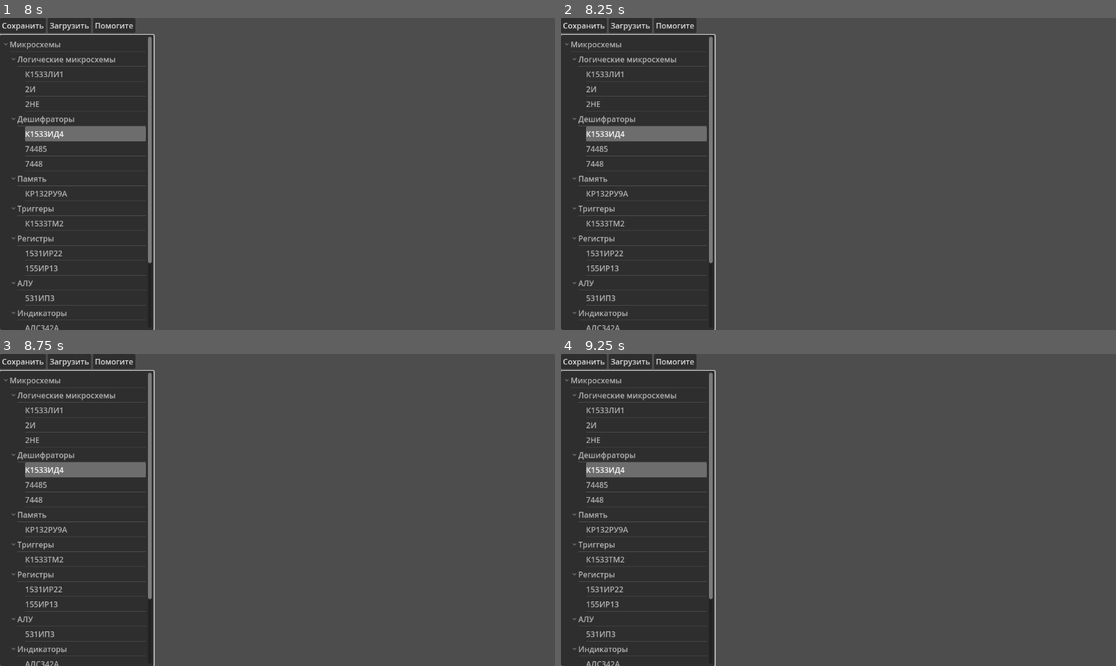
Above: before the commit, frames 1-4 (two rows, left to right).
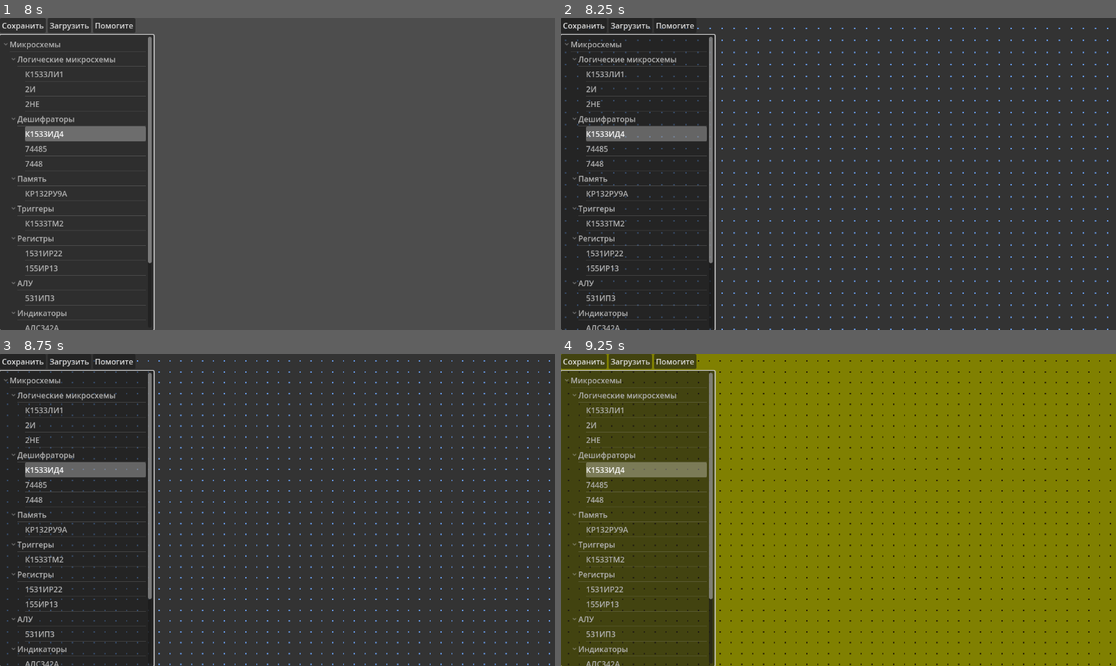
Above: after the commit, the same moments.

Repository: Andrien777/tvbuilder-m
Game: Godot game, scene res://ui/main_scene.tscn
Two runs of this game, one before a commit and one after it. Both use one fixed random seed, a clock stepped at 60 frames per second and the inputs below. The engine's default icon, where the game draws it, is replaced by a stand-in: a white triangle on a blue panel in a dark square.
Inputs (mouse positions are in pixels of both pictures, inside the frame that each line leads up to):
- Up to frame 1 (8 s): click "Сохранить" at 0.5 s; click "Загрузить" at 1.25 s; click "Помогите" at 2 s; click "OK" at 2.75 s; tap Enter at 3.5, 6.5 s; move the mouse to (249, 236) at 3.52 s; hold W (pan_up) 3.53-4.25 s; tap Mouse wheel down (ZoomDown) at 3.6 s; click (249, 236) at 3.67 s; tap Mouse wheel up (ZoomUp) at 3.8 s; click "OK" at 4.25 s; tap Space (highlight_level) at 5, 6.8, 7.25 s; drag from (444, 220) to (249, 236) at 5.02 s; click "OK" at 5.75 s; move the mouse to (111, 127) at 6.52 s; press the mouse at (111, 127) at 6.53 s; hold A (pan_left) 6.53-7.25 s; release the mouse at (111, 127) at 7.25 s; drag from (305, 174) to (111, 127) at 7.27 s
- Up to frame 2 (8.25 s): tap Enter at 8 s; move the mouse to (755, 96) at 8.02 s; hold S (pan_down) from 8.03 s (still down); hold G (toggle_grid, bound only after the commit) from 8.03 s (still down); click (755, 96) at 8.17 s
- Up to frame 3 (8.75 s): keep holding S (pan_down); keep holding G (toggle_grid, bound only after the commit); tap Mouse wheel down (ZoomDown) at 8.3 s
- Up to frame 4 (9.25 s): release S (pan_down) at 8.75 s; release G (toggle_grid, bound only after the commit) at 8.75 s; tap Space (highlight_level) at 8.75 s; drag from (960, 494) to (755, 432) at 8.77 s

Frame 1 is identical in both runs. In frame 2, 72% of the frame differs, in the area x 0-100%, y 0-100%; in frame 3, 72%; in frame 4, 96%.

Commit message:
Fixed wire bug. Partial legacy graphics implementation

Diff:
--- a/components/all_components.json
+++ b/components/all_components.json
@@ -58,7 +58,7 @@
 	"К1533ТМ2":{
 		"config_path": "res://components/ic/configs/K1533TM2.json",
 		"logic_class_path": "res://components/ic/flipflops/K1533TM2.gd"
-	},"К1533ТМ2":{
+	},"К1533ЛИ1":{
 		"config_path": "res://components/ic/configs/K1533LI1.json",
 		"logic_class_path": "res://components/ic/logic/K1533LI1.gd"
 	}
--- a/components/circuit_component.gd
+++ b/components/circuit_component.gd
@@ -17,10 +17,11 @@
 const side_padding = 20 # TODO: Move side_padding to spec?
 var pins: Array
 var ic_texture = null
+var sprite = null
 func initialize(spec: ComponentSpecification)->void:
 	self.readable_name = spec.name
 	self.input_pickable = true
-	var sprite = Sprite2D.new()
+	sprite = Sprite2D.new()
 	var hitbox = CollisionShape2D.new()
 	var shape = RectangleShape2D.new()
 
@@ -85,7 +86,11 @@
 			pin = IO_Pin.new()
 		else:
 			pin = Pin.new()
-		pin.scale=Vector2(0.2,0.4)
+		if(GlobalSettings.LegacyGraphics):
+			pin.scale=Vector2(0.2,0.2)
+		else:
+			pin.scale=Vector2(0.2,0.4)
+
 		match pin_spec.position:
 			"TOP":
 				pin.position = Vector2(side_padding-ic_shape.x/2 +
@@ -93,6 +98,7 @@
 				0-ic_shape.y/2)
 				side_index[pin_spec.position]+=1
 			"BOTTOM":
+				pin.rotation_degrees =180
 				pin.position = Vector2(side_padding-ic_shape.x/2 +
 				side_margin[pin_spec.position]*side_index[pin_spec.position],
 				0+ic_shape.y/2)
--- a/components/ic/logic/led.gd
+++ b/components/ic/logic/led.gd
@@ -1,18 +1,39 @@
 extends CircuitComponent
 class_name LED
-var sprite: Sprite2D
+var led_sprite: Sprite2D
+var texture_on = preload("res://graphics/legacy/led/ld_up_green.bmp")
+var texture_off = preload("res://graphics/legacy/led/ld_down_green.bmp")
 func initialize(spec: ComponentSpecification)->void:
 	self.display_name_label = false
 	super.initialize(spec)
 	#self.scale = Vector2(0.5,0.5)
-	sprite = Sprite2D.new()
-	sprite.texture = ic_texture
-	sprite.modulate = Color(0, 100, 0, 0.2)
-	add_child(sprite)
+	led_sprite = Sprite2D.new()
+	if(!GlobalSettings.LegacyGraphics):
+		led_sprite.texture = ic_texture
+		led_sprite.modulate = Color(0, 100, 0, 0.2)
+	else:
+		led_sprite.texture = texture_off
+		led_sprite.scale = Vector2(2,2)
+	add_child(led_sprite)
 
 func _process(delta: float)->void:
 	super._process(delta)
 	if pins[0].state == NetConstants.LEVEL.LEVEL_HIGH:
+		set_on()
+	else:
+		set_off()
+
+
+func set_on():
+	if GlobalSettings.LegacyGraphics:
+		led_sprite.set_texture(texture_on)
+		#self.sprite.texture = texture_up
+	else:
 		sprite.modulate = Color(0, 100, 0, 1)
+
+func set_off():
+	if GlobalSettings.LegacyGraphics:
+		led_sprite.set_texture(texture_off)
+		#self.sprite.texture = texture_down
 	else:
-		sprite.modulate = Color(0, 100, 0, 0.2)
+		sprite.modulate = Color(100, 0, 0, 1)
--- a/components/ic/logic/switch.gd
+++ b/components/ic/logic/switch.gd
@@ -10,6 +10,7 @@
 	self.display_name_label = false # TODO: Move to spec?
 	super.initialize(spec)
 	#self.sprite.texture = switch_texture
+	#self.sprite.modulate = Color(0.5,0.5,0.5,1)
 	self.scale = Vector2(1,1)
 	var button = SwitchButton.new()
 	button.initialize(self)
--- a/components/pin.gd
+++ b/components/pin.gd
@@ -2,6 +2,7 @@
 class_name Pin
 
 var pin_texture = preload("res://components/ic/pin2.png")
+var legacy_pin_texture = preload("res://graphics/legacy/pins/legacy_pin.png")
 
 var index: int # Index on a chip
 var state: NetConstants.LEVEL # Current state (low/high/z)
@@ -24,7 +25,10 @@
 
 	var sprite = Sprite2D.new()
 	var hitbox = CollisionShape2D.new()
-	sprite.texture = pin_texture
+	if(GlobalSettings.LegacyGraphics):
+		sprite.texture = legacy_pin_texture
+	else:
+		sprite.texture = pin_texture
 	var shape = RectangleShape2D.new()
 	shape.size = pin_texture.get_size()
 	#shape.size = Vector2(100,100) # TODO: Scale to sprite
--- a/components/switch_button.gd
+++ b/components/switch_button.gd
@@ -6,18 +6,20 @@
 func _ready() -> void:
 	pass # Replace with function body.
 
-var texture = preload("res://icon.svg")
+var texture_up = preload("res://graphics/legacy/switch/sw_up.bmp")
+var texture_down = preload("res://graphics/legacy/switch/sw_down.bmp")
+var texture_default = preload("res://icon.svg")
 var sprite: Sprite2D
 var parent: Switch
 func initialize(parent: Switch)->void:
 	self.input_pickable = true
 	sprite = Sprite2D.new()
-	self.scale = Vector2(0.3,0.3)
-	sprite.texture = texture
-	sprite.modulate = Color(100, 0, 0, 1)
+	self.scale = Vector2(2,2) if GlobalSettings.LegacyGraphics else Vector2(0.3,0.3)
+	sprite.texture = texture_up if GlobalSettings.LegacyGraphics else texture_default
+	#sprite.modulate = Color(100, 0, 0, 1)
 	var hitbox = CollisionShape2D.new()
 	var shape = RectangleShape2D.new()
-	shape.size = texture.get_size()
+	shape.size = sprite.texture.get_size()
 	hitbox.shape = shape
 	add_child(sprite)
 	add_child(hitbox)
@@ -33,6 +35,20 @@
 		viewport.set_input_as_handled()
 		parent.on = not parent.on
 		if parent.on:
-			sprite.modulate = Color(0, 100, 0, 1)
+			set_on()
 		else:
-			sprite.modulate = Color(100, 0, 0, 1)
+			set_off()
+
+func set_on():
+	if GlobalSettings.LegacyGraphics:
+		sprite.set_texture(texture_up)
+		#self.sprite.texture = texture_up
+	else:
+		sprite.modulate = Color(0, 100, 0, 1)
+
+func set_off():
+	if GlobalSettings.LegacyGraphics:
+		sprite.set_texture(texture_down)
+		#self.sprite.texture = texture_down
+	else:
+		sprite.modulate = Color(100, 0, 0, 1)
--- a/components/wire.gd
+++ b/components/wire.gd
@@ -8,7 +8,7 @@
 var hitbox: Array
 
 var is_mouse_over = false
-
+var has_hitbox = true
 func initialize(first_object:Node2D, second_object:Node2D)->void:
 	line.clear_points()
 
@@ -17,16 +17,17 @@
 	line.add_point(Vector2((first_object.global_position+get_pin_offset(first_object)).x,(second_object.global_position+get_pin_offset(second_object)).y))
 	line.add_point(second_object.global_position+get_pin_offset(second_object))
 	line.add_point(second_object.global_position)
-	for i in range(0, line.points.size() - 1):
-		var shape = RectangleShape2D.new()
-		shape.size = Vector2(3 if line.points[i].x == line.points[i + 1].x else abs(line.points[i + 1].x - line.points[i].x),\
-			3 if line.points[i].y == line.points[i + 1].y else abs(line.points[i + 1].y - line.points[i].y))
-		var hitbox_part = CollisionShape2D.new()
-		hitbox_part.shape = shape
-		add_child(hitbox_part)
-		hitbox_part.position = Vector2(0.5 * (line.points[i].x + line.points[i + 1].x),
-			0.5 * (line.points[i].y + line.points[i + 1].y))
-		hitbox.append(hitbox_part)
+	if has_hitbox:
+		for i in range(0, line.points.size() - 1):
+			var shape = RectangleShape2D.new()
+			shape.size = Vector2(3 if line.points[i].x == line.points[i + 1].x else abs(line.points[i + 1].x - line.points[i].x),\
+				3 if line.points[i].y == line.points[i + 1].y else abs(line.points[i + 1].y - line.points[i].y))
+			var hitbox_part = CollisionShape2D.new()
+			hitbox_part.shape = shape
+			hitbox_part.position = Vector2(0.5 * (line.points[i].x + line.points[i + 1].x),
+				0.5 * (line.points[i].y + line.points[i + 1].y))
+			add_child(hitbox_part)
+			hitbox.append(hitbox_part)
 
 	self.first_object = first_object
 	self.second_object = second_object
@@ -45,43 +46,49 @@
 	pass # Replace with function body.
 
 func _mouse_enter() -> void:
+	self.line.width = 4
 	self.modulate=Color(0.7,0.7,0.7,1)
 	first_object.modulate=Color(0.7,0.7,0.7,1)
 	second_object.modulate=Color(0.7,0.7,0.7,1)
 	is_mouse_over = true
-
 func _mouse_exit() -> void:
+	self.line.width = 2
 	self.modulate=Color(1,1,1,1)
 	first_object.modulate=Color(1,1,1,1)
 	second_object.modulate=Color(1,1,1,1)
 	is_mouse_over = false
-
+var first_object_last_position
+var second_object_last_position
 # Called every frame. 'delta' is the elapsed time since the previous frame.
 func _process(delta: float) -> void:
 	# TODO: Render only if position of start|end nodes changed
-	if first_object!=null and second_object!=null: # TODO: Notify WireManager about missing object
-		line.set_point_position(0, first_object.global_position)
-		line.set_point_position(1, first_object.global_position+get_pin_offset(first_object))
-		line.set_point_position(2,Vector2(line.get_point_position(1).x,line.get_point_position(3).y))
-		line.set_point_position(line.get_point_count()-2,second_object.global_position+get_pin_offset(second_object))
-		line.set_point_position(line.get_point_count()-1,second_object.global_position)
-		for i in range(0, line.points.size() - 1):
-			var shape = RectangleShape2D.new()
-			shape.size = Vector2(3 if line.points[i].x == line.points[i + 1].x else abs(line.points[i + 1].x - line.points[i].x),\
-				3 if line.points[i].y == line.points[i + 1].y else abs(line.points[i + 1].y - line.points[i].y))
-			var hitbox_part
-			if i < hitbox.size():
-				hitbox_part = hitbox[i]
-				hitbox_part.shape = shape
-				hitbox_part.position = Vector2(0.5 * (line.points[i].x + line.points[i + 1].x),
-					0.5 * (line.points[i].y + line.points[i + 1].y))
-			else:
-				hitbox_part = CollisionShape2D.new()
-				hitbox_part.shape = shape
-				add_child(hitbox_part)
-				hitbox_part.position = Vector2(0.5 * (line.points[i].x + line.points[i + 1].x),
-					0.5 * (line.points[i].y + line.points[i + 1].y))
-				hitbox.append(hitbox_part)
+	if first_object!=null and second_object!=null : # TODO: Notify WireManager about missing object
+		if  (first_object.global_position != first_object_last_position or second_object.global_position!=second_object_last_position):
+			line.set_point_position(0, first_object.global_position)
+			line.set_point_position(1, first_object.global_position+get_pin_offset(first_object))
+			line.set_point_position(2,Vector2(line.get_point_position(1).x,line.get_point_position(3).y))
+			line.set_point_position(line.get_point_count()-2,second_object.global_position+get_pin_offset(second_object))
+			line.set_point_position(line.get_point_count()-1,second_object.global_position)
+			if(has_hitbox):
+				for i in range(0, line.points.size()-1):
+					var shape = RectangleShape2D.new()
+					shape.size = Vector2(3 if abs(line.points[i].x - line.points[i + 1].x)<0.3 else abs(line.points[i + 1].x - line.points[i].x),\
+						3 if abs(line.points[i].y - line.points[i + 1].y)<0.3 else abs(line.points[i + 1].y - line.points[i].y))
+					var hitbox_part
+					if i < hitbox.size():
+						hitbox_part = hitbox[i]
+						hitbox_part.shape = shape
+						hitbox_part.position = Vector2(0.5 * (line.points[i].x + line.points[i + 1].x),
+							0.5 * (line.points[i].y + line.points[i + 1].y))
+					else:
+						hitbox_part = CollisionShape2D.new()
+						hitbox_part.shape = shape
+						add_child(hitbox_part)
+						hitbox_part.position = Vector2(0.5 * (line.points[i].x + line.points[i + 1].x),
+							0.5 * (line.points[i].y + line.points[i + 1].y))
+						hitbox.append(hitbox_part)
+		first_object_last_position = first_object.global_position
+		second_object_last_position = second_object.global_position
 	else:
 		WireManager._delete_wire(self)
 	if Input.is_action_pressed("delete_component") and self.is_mouse_over:
@@ -89,6 +96,7 @@
 		first_object.modulate=Color(1,1,1,1)
 		second_object.modulate=Color(1,1,1,1)
 		WireManager._delete_wire(self)
+
 
 
 func get_pin_offset(pin:Node2D):
--- a/netlist/wire_manager.gd
+++ b/netlist/wire_manager.gd
@@ -9,6 +9,7 @@
 func _init():
 	wire_ghost.visible = false
 	wire_ghost.line.modulate =Color(0.8,0.8,0.8,1)
+	wire_ghost.has_hitbox = false
 	add_child(wire_ghost)
 
 func register_wire_point(object:Node2D):
--- a/project.godot
+++ b/project.godot
@@ -90,7 +90,23 @@
 "events": [Object(InputEventKey,"resource_local_to_scene":false,"resource_name":"","device":-1,"window_id":0,"alt_press …(192 unchanged characters)…
 ]
 }
+toggle_grid={
+"deadzone": 0.5,
+"events": [Object(InputEventKey,"resource_local_to_scene":false,"resource_name":"","device":-1,"window_id":0,"alt_pressed":false,"shift_pressed":false,"ctrl_pressed":false,"meta_pressed":false,"pressed":false,"keycode":0,"physical_keycode":71,"key_label":0,"unicode":103,"location":0,"echo":false,"script":null)
+]
+}
 
 [rendering]
 
 textures/vram_compression/import_etc2_astc=true
+
+[shader_globals]
+
+position={
+"type": "vec2",
+"value": Vector2(0, 0)
+}
+scale={
+"type": "float",
+"value": 0.0
+}
--- a/shaders/grid.gdshader
+++ b/shaders/grid.gdshader
@@ -1,16 +1,20 @@
 shader_type canvas_item;
-
-
+uniform vec2 position;
+uniform vec2 scale = vec2(1,1);
+uniform vec4 background_color = vec4(0.2, 0.2, 0.2, 1.0);
+uniform vec4 grid_color = vec4(0.4, 0.6, 0.9, 1.0);
 void vertex() {
 	// Called for every vertex the material is visible on.
 }
 
-void fragment() { //or int(UV.y)%5==0)
-	if (int(UV.x*1.0/SCREEN_PIXEL_SIZE.x)%25==0 || int(UV.y*1.0/SCREEN_PIXEL_SIZE.y)%25==0){
-			COLOR = vec4(0.4, 0.6, 0.9, 1.0);
+void fragment() { //or int(UV.y)%5==0
+	if (int((UV.x+position.x)*scale.x*1.0/SCREEN_PIXEL_SIZE.x)%25<3 && int((UV.y+position.y)*scale.y*1.0/SCREEN_PIXEL_SIZE.y)%25<3){
+			COLOR = grid_color;
+			COLOR = background_color;
 		}
 		else{
-			COLOR = vec4(0.2, 0.2, 0.2, 1.0);
+			COLOR = background_color;
+			COLOR = grid_color;
 		}
 }
 
--- a/ui/GlobalSettings.gd
+++ b/ui/GlobalSettings.gd
@@ -1,7 +1,7 @@
 extends Node
 
 var LevelHighlight  = false
-
+var LegacyGraphics = true
 # Called when the node enters the scene tree for the first time.
 func _ready() -> void:
 	pass # Replace with function body.
--- a/ui/camera_2d.gd
+++ b/ui/camera_2d.gd
@@ -1,9 +1,9 @@
 extends Camera2D
 
-
+var grid_rect
 # Called when the node enters the scene tree for the first time.
 func _ready() -> void:
-	pass # Replace with function body.
+	grid_rect = get_node("../GridLayer/GridRect")
 
 
 # Called every frame. 'delta' is the elapsed time since the previous frame.
@@ -11,17 +11,26 @@
 
 	if Input.is_action_just_pressed("ZoomUp"):
 		change_zoom(Vector2(0.1,0.1))
+		grid_rect.material.set_shader_parameter("scale", Vector2.ONE/zoom)
 	elif Input.is_action_just_pressed("ZoomDown"):
 		if zoom.x > 0.1 and zoom.y > 0.1:
 			change_zoom(Vector2(-0.1,-0.1))
+			grid_rect.material.set_shader_parameter("scale",  Vector2.ONE/zoom)
+
 	if Input.is_action_pressed("pan_up"):
 		position += Vector2.UP * 10
+		grid_rect.material.set_shader_parameter("position",position)
 	if Input.is_action_pressed("pan_down"):
 		position += Vector2.DOWN * 10
+		grid_rect.material.set_shader_parameter("position",position)
 	if Input.is_action_pressed("pan_left"):
 		position += Vector2.LEFT * 10
+		grid_rect.material.set_shader_parameter("position",position)
+
 	if Input.is_action_pressed("pan_right"):
 		position += Vector2.RIGHT * 10
+		grid_rect.material.set_shader_parameter("position",position)
+
 
 func change_zoom(delta: Vector2) -> void:
 	var mouse_pos := get_global_mouse_position()
--- /dev/null
+++ b/ui/hide_tree_button.gd
@@ -0,0 +1,28 @@
+extends Button
+
+
+# Called when the node enters the scene tree for the first time.
+func _ready() -> void:
+	self.pressed.connect(_button_pressed)
+
+
+# Called every frame. 'delta' is the elapsed time since the previous frame.
+func _process(delta: float) -> void:
+	pass
+
+var tree_visible = true
+var tween
+func _button_pressed():
+	var tree = get_parent().get_node("Tree")
+	if tree_visible:
+		if tween:
+			tween.kill()
+		tween = create_tween()
+		tween.tween_property(tree,"scale",Vector2(0, 1),0.4).set_trans(Tween.TRANS_CIRC)
+		tree_visible = false
+	else:
+		if tween:
+			tween.kill()
+		tween = create_tween()
+		tween.tween_property(tree,"scale",Vector2(1, 1),0.4).set_trans(Tween.TRANS_ELASTIC)
+		tree_visible = true
--- a/ui/main_scene.gd
+++ b/ui/main_scene.gd
@@ -1,8 +1,8 @@
 extends Node2D
-
+var grid_rect
 # Called when the node enters the scene tree for the first time.
 func _ready() -> void:
-	pass
+	grid_rect = get_node("GridLayer/GridRect")
 
 # Called every frame. 'delta' is the elapsed time since the previous frame.
 func _process(delta: float) -> void:
@@ -25,4 +25,13 @@
 	elif event.is_action_pressed("load_scheme"):
 		SaveManager.load(self, "res://save.json")
 	elif event.is_action_pressed("highlight_level"):
-		GlobalSettings.LevelHighlight = not GlobalSettings.LevelHighlight
+		#GlobalSettings.LevelHighlight = not GlobalSettings.LevelHighlight
+		GlobalSettings.LegacyGraphics = not GlobalSettings.LegacyGraphics
+		if(!GlobalSettings.LegacyGraphics):
+			grid_rect.material.set_shader_parameter("grid_color",Vector4(0.2, 0.2, 0.2, 1.0))
+			grid_rect.material.set_shader_parameter("background_color",Vector4(0.4, 0.6, 0.9, 1.0))
+		else:
+			grid_rect.material.set_shader_parameter("grid_color",Vector4(128.0/256.0, 129.0/256.0, 1/256.0, 1.0))
+			grid_rect.material.set_shader_parameter("background_color",Vector4(41.0/256.0, 33.0/256.0, 4/256.0, 1.0))
+	elif event.is_action_pressed("toggle_grid"):
+			get_node("./GridLayer/GridRect").visible = not get_node("./GridLayer/GridRect").visible
--- a/ui/main_scene.tscn
+++ b/ui/main_scene.tscn
@@ -11,20 +11,40 @@
 
 [sub_resource type="ShaderMaterial" id="ShaderMaterial_7n0h1"]
 shader = ExtResource("2_7ckc8")
+shader_parameter/position = null
+shader_parameter/scale = Vector2(1, 1)
+shader_parameter/background_color = Vector4(0.4, 0.6, 0.9, 1)
+shader_parameter/grid_color = Vector4(0.2, 0.2, 0.2, 1)
+
+[sub_resource type="ShaderMaterial" id="ShaderMaterial_1mdxg"]
+shader = ExtResource("2_7ckc8")
+shader_parameter/position = null
+shader_parameter/scale = Vector2(1, 1)
+shader_parameter/background_color = Vector4(0.4, 0.6, 0.9, 1)
+shader_parameter/grid_color = Vector4(0.2, 0.2, 0.2, 1)
 
 [node name="RootNode" type="Node2D"]
 script = ExtResource("1_8vqs3")
 
-[node name="CanvasLayer" type="CanvasLayer" parent="."]
+[node name="GridLayer" type="CanvasLayer" parent="."]
 layer = -1
-follow_viewport_enabled = true
 
-[node name="Grid" type="Sprite2D" parent="CanvasLayer"]
+[node name="Grid" type="Sprite2D" parent="GridLayer"]
 visible = false
 z_index = -1
 material = SubResource("ShaderMaterial_7n0h1")
 position = Vector2(576, 324)
 scale = Vector2(9, 5.0625)
+texture = ExtResource("3_ade1w")
+
+[node name="GridRect" type="TextureRect" parent="GridLayer"]
+visible = false
+material = SubResource("ShaderMaterial_1mdxg")
+anchors_preset = 15
+anchor_right = 1.0
+anchor_bottom = 1.0
+grow_horizontal = 2
+grow_vertical = 2
 texture = ExtResource("3_ade1w")
 
 [node name="Camera2D" type="Camera2D" parent="."]
Binary file added: graphics/legacy/led/ld_down_green.bmp
Not shown, added: graphics/legacy/led/ld_down_green.bmp.import
Binary file added: graphics/legacy/led/ld_up_green.bmp
Not shown, added: graphics/legacy/led/ld_up_green.bmp.import
Binary file added: graphics/legacy/pins/legacy_pin.png
Not shown, added: graphics/legacy/pins/legacy_pin.png.import
Binary file added: graphics/legacy/switch/sw_down.bmp
Not shown, added: graphics/legacy/switch/sw_down.bmp.import
Binary file added: graphics/legacy/switch/sw_up.bmp
Not shown, added: graphics/legacy/switch/sw_up.bmp.import
Not shown: 1 places in ui/main_scene.tscn that only renumber resources
Not shown, added: .gitattributes
